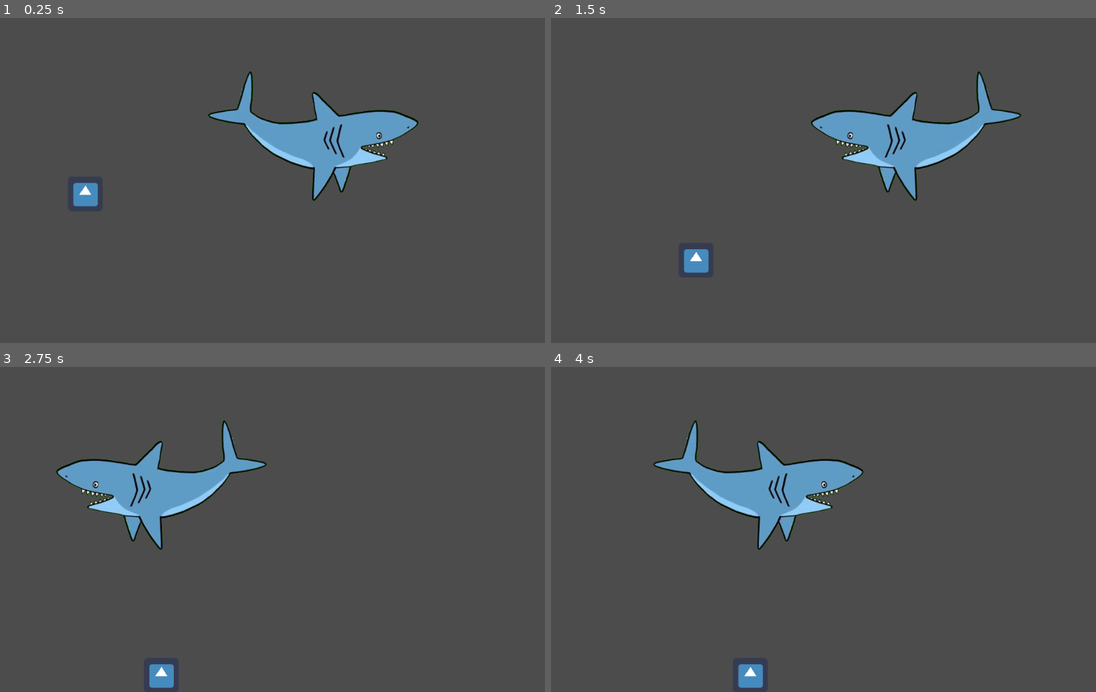
Above: before the commit, frames 1-4 (two rows, left to right).
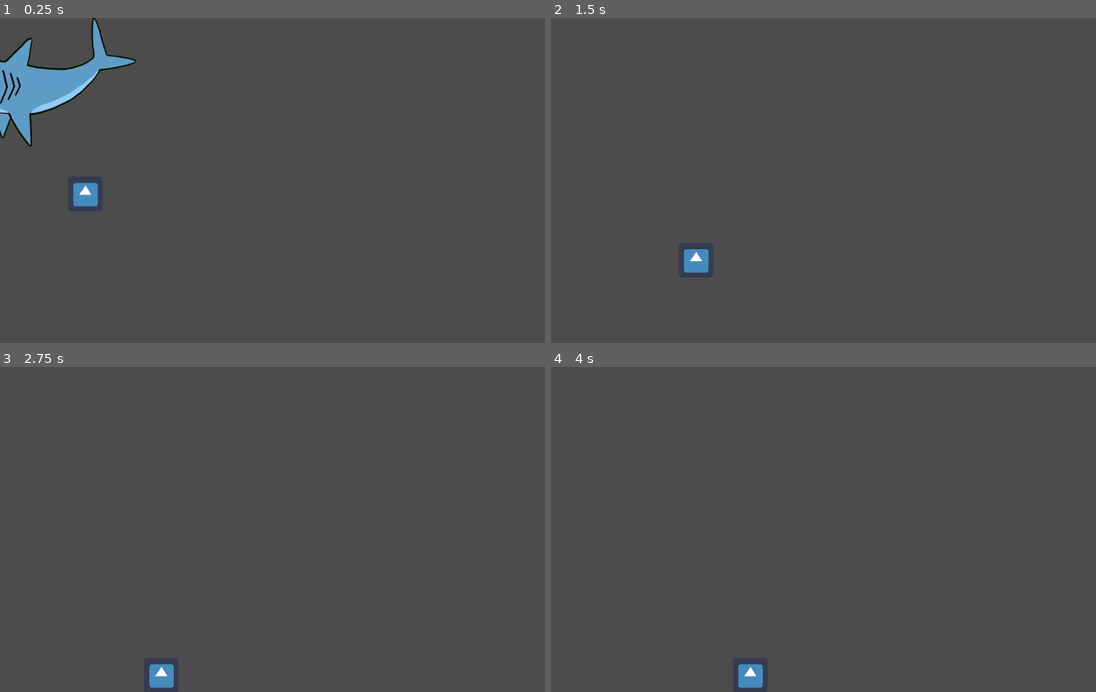
Above: after the commit, the same moments.

Repository: Cpt-Barbosa/CodeGameJam2022
Game: Godot game, scene res://scenes/Game.tscn
The game is run twice, just before and just after one commit, with the same random seed, the same clock (stepped at 60 frames per second) and the same inputs. The engine's default icon, where the game draws it, is replaced by a stand-in: a white triangle on a blue panel in a dark square.
Inputs:
- Up to frame 1 (0.25 s): no input
- Up to frame 2 (1.5 s): hold D (move_right) 0.53-1.28 s; hold Q (move_left) from 1.28 s (still down)
- Up to frame 3 (2.75 s): release Q (move_left) at 2.03 s; hold D (move_right) from 2.03 s (still down)
- Up to frame 4 (4 s): release D (move_right) at 3.53 s; hold Q (move_left) from 3.53 s (still down)

The runs differ from the first frame. In frame 1, 8.4% of the frame differs, in the area x 0-77%, y 0-57%; in frame 2, 5.0%; in frame 3, 5.0%; in frame 4, 5.0%.

Commit message:
maj requin

Diff:
--- a/scenes/requin.tscn
+++ b/scenes/requin.tscn
@@ -16,19 +16,19 @@
 } ]
 
 [node name="requin" type="KinematicBody2D"]
-position = Vector2( 64, 123 )
+position = Vector2( 114, 124 )
 script = ExtResource( 1 )
 speed = 300
 
 [node name="Area2D" type="Area2D" parent="."]
 
 [node name="col_obstacle" type="CollisionShape2D" parent="Area2D"]
-position = Vector2( 417, 117 )
+position = Vector2( 21, 14 )
 rotation = -1.56187
 shape = SubResource( 3 )
 
 [node name="AnimatedSprite" type="AnimatedSprite" parent="."]
-position = Vector2( 392, 101 )
+position = Vector2( 2, 1 )
 scale = Vector2( 0.392188, 0.430556 )
 frames = SubResource( 2 )
 animation = "mouvement"
